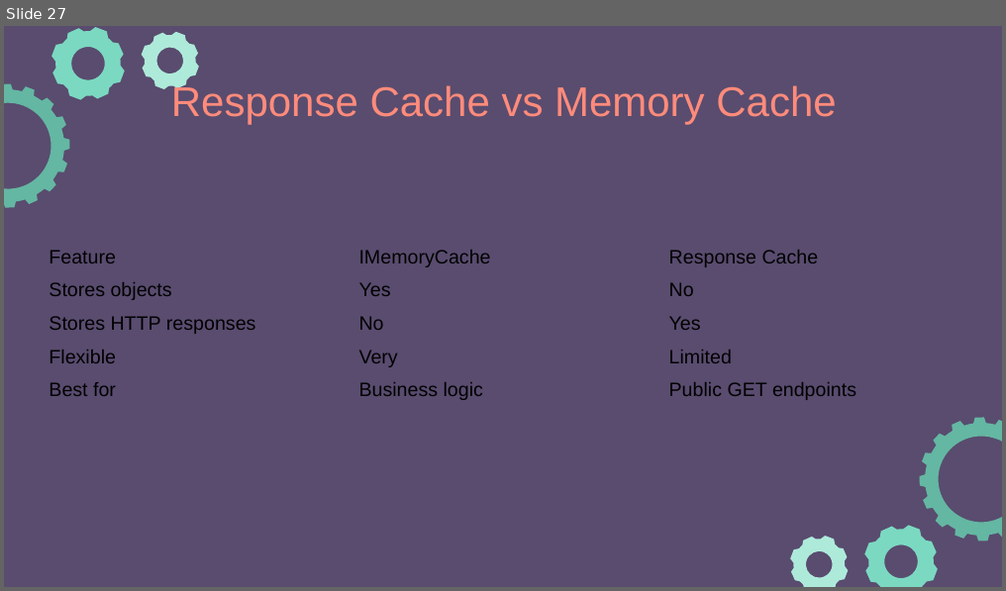
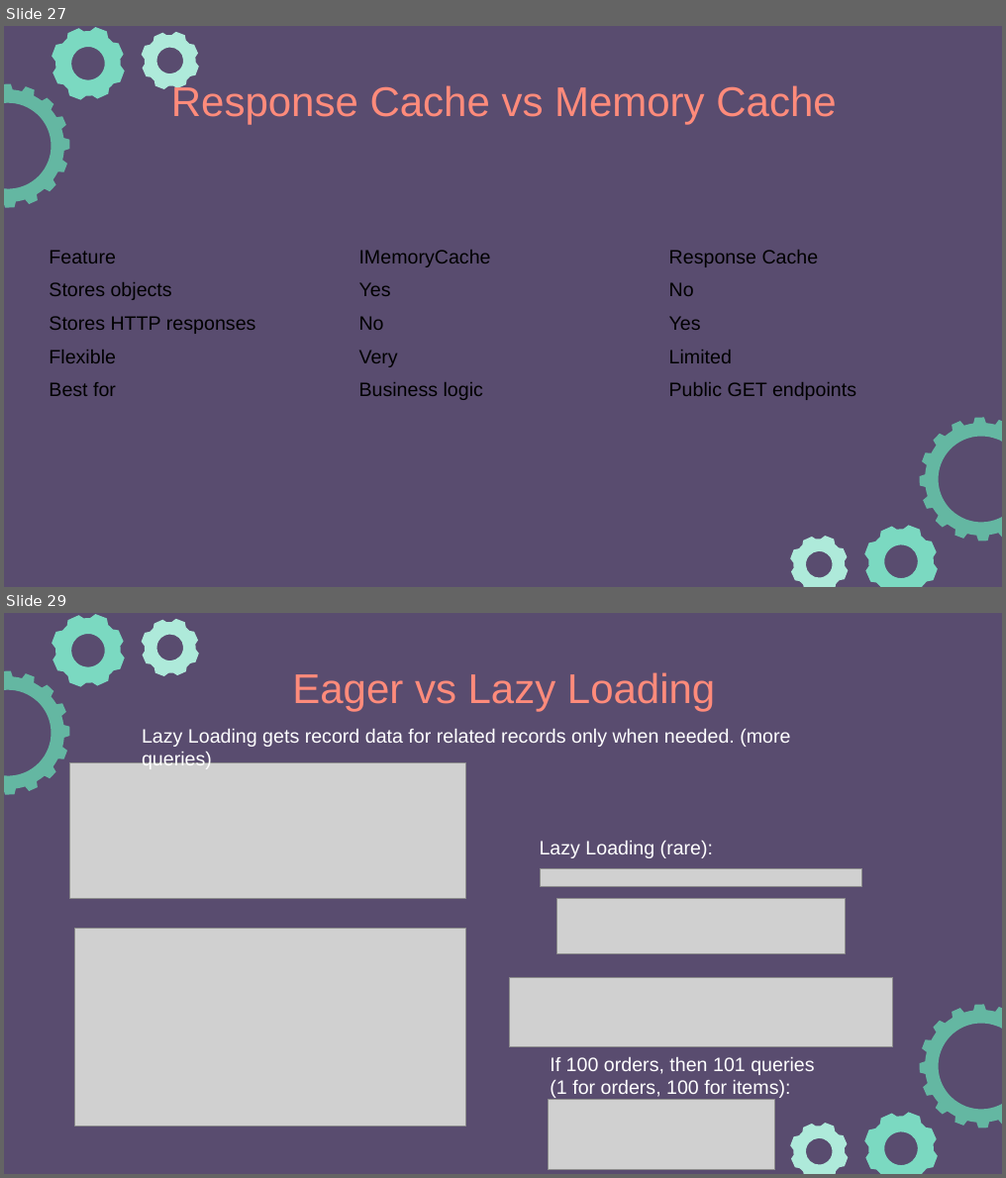
Before and after one commit to e-m-wilson/dotnet, a slide deck: Resources-Notes-Ppts/ASP-NET-Identity/ASPNET.pptx. Shown one above the other, each under a label of ours: slide 27 before the commit, slides 27 and 29 after it; the slides between them are not shown. The pictures are 1006x591 and 1006x1178 pixels, drawn with LibreOffice and Linux fonts; fonts in the diff are those of the drawing; grey boxes stand for pictures. Boxes give left, top, right and bottom in pixels: in the first picture for what was removed or moved away, otherwise in the second. Text is boxed around its words. In the diff, an @@ line names an element or a change of style, - is before the commit and + after.

Commit message:
update

```diff
--- a/Resources-Notes-Ppts/ASP-NET-Identity/ASPNET.pptx
+++ b/Resources-Notes-Ppts/ASP-NET-Identity/ASPNET.pptx
@@ slide 29 added at (4, 613, 1002, 1174), background #594C6F; not listed: 6 template elements that a slide beside it also shows @@
@@ title added at (292, 672, 715, 712), 30 pt, text #FF8B7B @@
+Eager vs Lazy Loading
@@ text added at (142, 729, 790, 747), 14 pt, text #FFFFFF @@
+Lazy Loading gets record data for related records only when needed. (more queries)
@@ picture added at (70, 763, 466, 899) @@
@@ text added at (540, 841, 713, 859), 14 pt, text #FFFFFF @@
+Lazy Loading (rare):
@@ picture added at (540, 868, 861, 887) @@
@@ picture added at (556, 898, 846, 955) @@
@@ picture added at (75, 929, 466, 1126) @@
@@ picture added at (509, 977, 893, 1047) @@
@@ text added at (549, 1058, 814, 1098), 14 pt, text #FFFFFF @@
+If 100 orders, then 101 queries
+(1 for orders, 100 for items):
@@ picture added at (548, 1100, 775, 1169) @@
```
Also in this commit, not shown: 1 other slide added.
